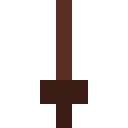
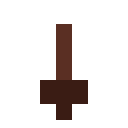
Layers edited between the first and the second 128 × 128 image:
painted on "Background" over [56, 0, 72, 128]
